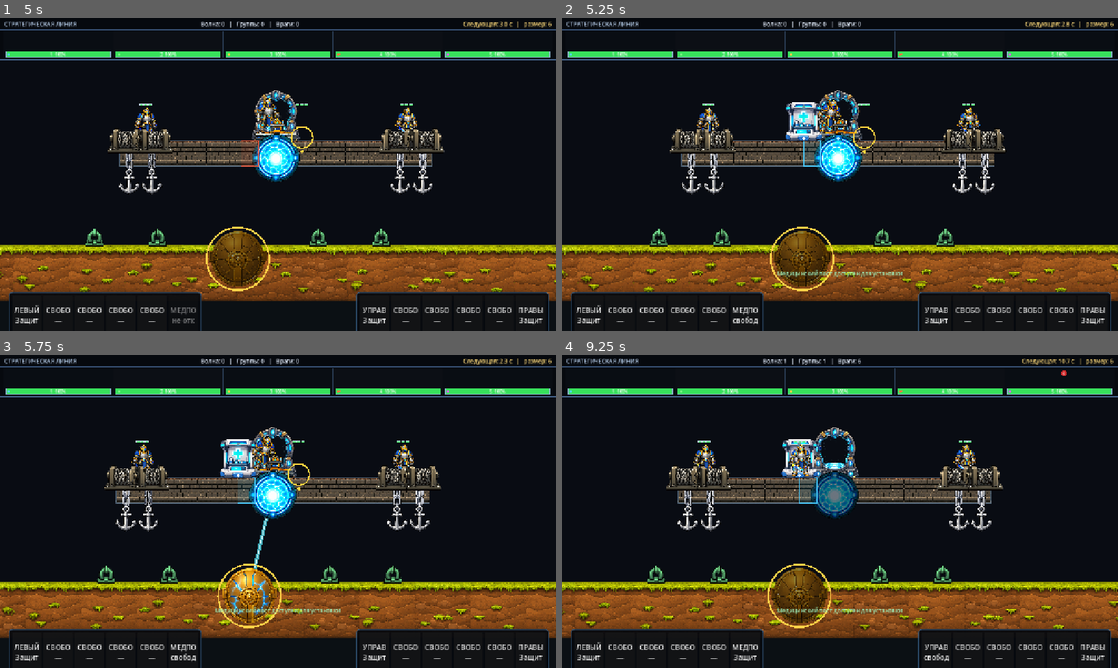
Above: before the commit, frames 1-4 (two rows, left to right).
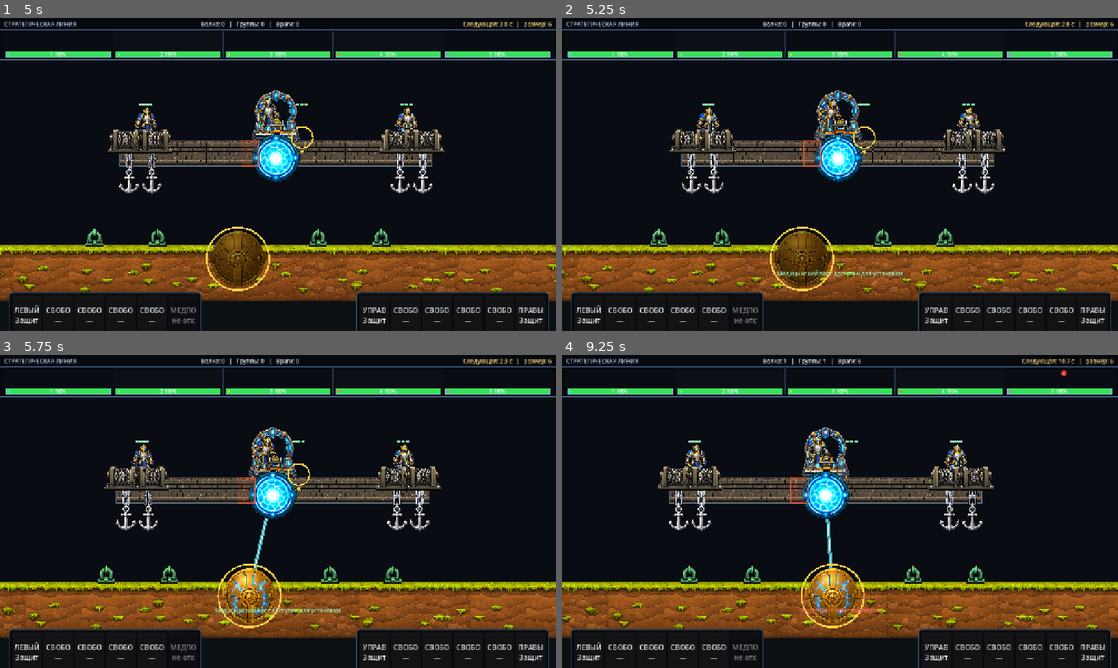
Above: after the commit, the same moments.

Repository: bageus/GloryProtect
Game: Godot game, scene res://scenes/game/game_root.tscn
The game is run twice, just before and just after one commit, with the same random seed, the same clock (stepped at 60 frames per second) and the same inputs. This scene is started directly instead of the project's main scene.
Inputs (mouse positions are in pixels of both pictures, inside the frame that each line leads up to):
- Up to frame 1 (5 s): tap Enter (ui_accept) at 0.5, 0.77, 3.77 s; move the mouse to (400, 158) at 0.52 s; hold Right (ui_right) 0.53-1.25 s; tap 1 at 0.6 s; click (400, 158) at 0.67 s; drag from (166, 190) to (250, 237) at 1.27 s; move the mouse to (333, 105) at 2.02 s; hold Right (ui_right) 2.03-2.75 s; tap 3 at 2.1 s; drag from (250, 237) to (111, 127) at 2.77 s; move the mouse to (444, 221) at 3.52 s; hold Left (ui_left) 3.53-4.25 s; tap R at 3.6 s; drag from (111, 127) to (194, 96) at 4.27 s
- Up to frame 2 (5.25 s): move the mouse to (867, 174) at 5.02 s; hold Left (ui_left) from 5.03 s (still down); tap M at 5.1 s; click (867, 174) at 5.17 s
- Up to frame 3 (5.75 s): keep holding Left (ui_left)
- Up to frame 4 (9.25 s): release Left (ui_left) at 5.75 s; drag from (756, 433) to (728, 527) at 5.77 s; move the mouse to (962, 495) at 6.52 s; hold Right (ui_right) 6.53-7.25 s; tap H at 6.6 s; tap Enter (ui_accept) at 6.77 s; drag from (728, 527) to (812, 574) at 7.27 s; move the mouse to (895, 442) at 8.02 s; hold Left (ui_left) 8.03-8.75 s; tap 6 at 8.1 s; drag from (812, 574) to (673, 464) at 8.77 s

Frame 1 is identical in both runs. In frame 2, 0.9% of the frame differs, in the area x 30-47%, y 26-98%; in frame 3, 0.9%; in frame 4, 16%, in the area x 0-100%, y 23-98%.

Commit message:
Use fixed service cells independently of legacy resource overrides

Diff:
--- a/scripts/buildables/buildable_balance.gd
+++ b/scripts/buildables/buildable_balance.gd
@@ -1,5 +1,8 @@
 class_name BuildableBalance
 extends Resource
+
+const MEDICAL_ANCHOR_CELL: int = 6
+const MEDICAL_FOOTPRINT_CELLS: Array[int] = [6, 7]
 
 @export_group("Inventory")
 @export_range(0, 8, 1) var medical_station_max_count: int = 1
@@ -54,15 +57,15 @@
 
 
 func is_medical_cell(cell_index: int) -> bool:
-	return cell_index == default_medical_cell
+	return cell_index == MEDICAL_ANCHOR_CELL
 
 
 func get_medical_cell_indices() -> Array[int]:
-	return [default_medical_cell]
+	return [MEDICAL_ANCHOR_CELL]
 
 
 func get_medical_footprint_cells() -> Array[int]:
-	return medical_station_cell_indices.duplicate()
+	return MEDICAL_FOOTPRINT_CELLS.duplicate()
 
 
 func get_footprint_cells(type_id: int, anchor_cell: int) -> Array[int]:
